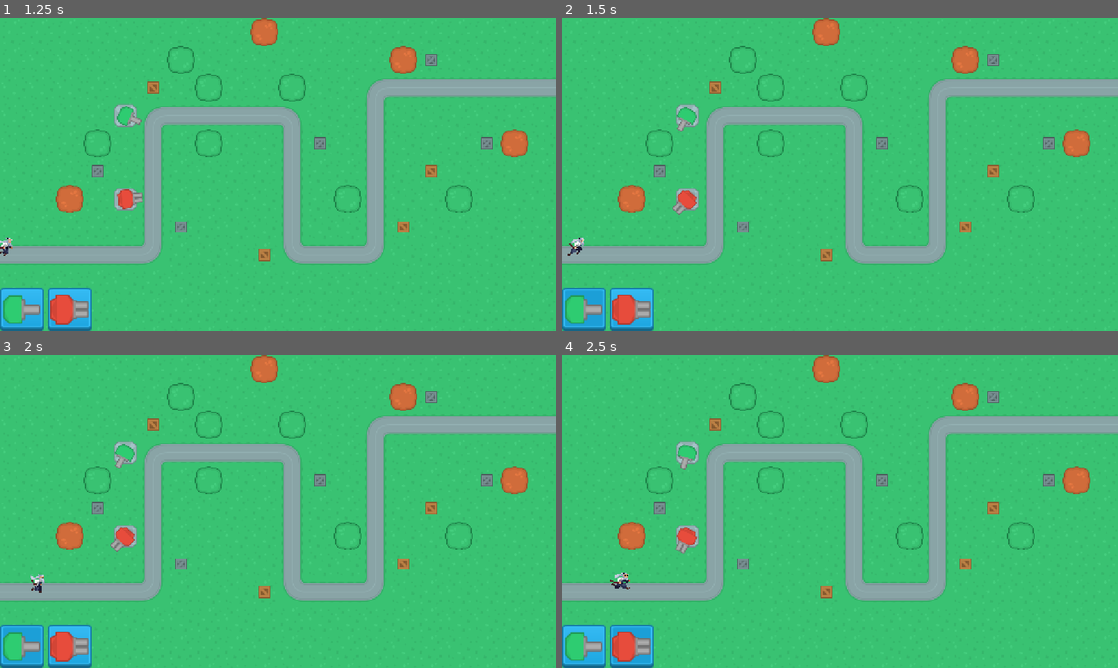
Above: before the commit, frames 1-4 (two rows, left to right).
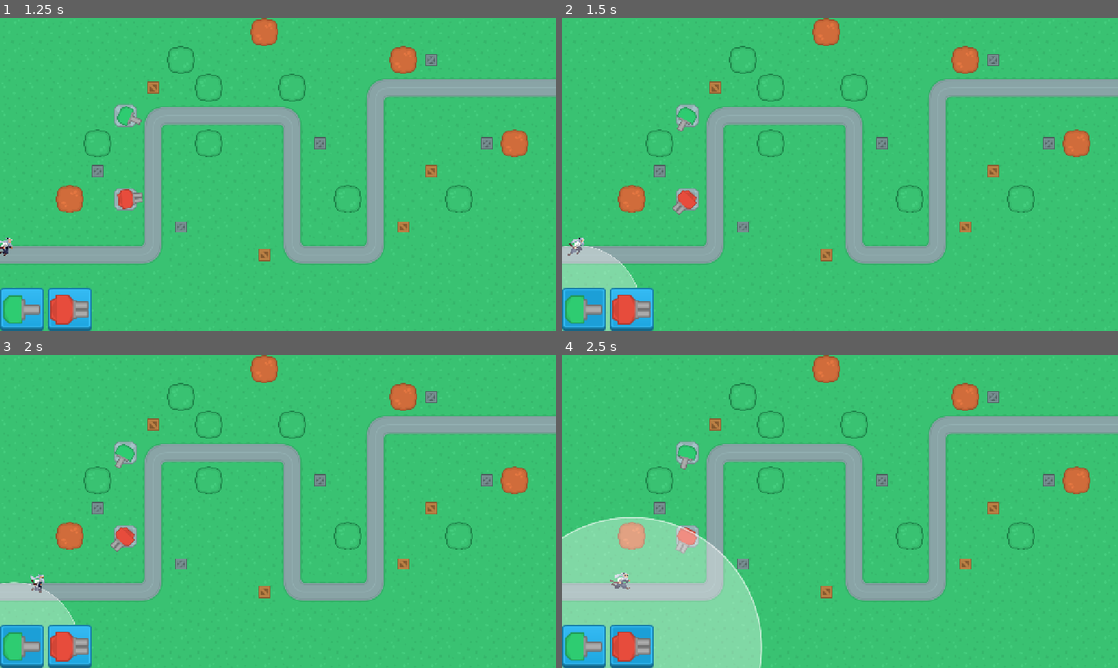
Above: after the commit, the same moments.

Repository: lukeai-tan/nanban-requiem-orbital
Game: Godot game, scene res://SceneHandler.tscn
Two runs of this game, one before a commit and one after it. Both use one fixed random seed, a clock stepped at 60 frames per second and the inputs below.
Inputs (mouse positions are in pixels of both pictures, inside the frame that each line leads up to):
- Up to frame 1 (1.25 s): click "New Game" at 0.5 s
- Up to frame 2 (1.5 s): click (584, 309) at 1.25 s
- Up to frame 3 (2 s): no input
- Up to frame 4 (2.5 s): click (628, 646) at 2 s

Frame 1 is identical in both runs. In frame 2, 1.5% of the frame differs, in the area x 0-14%, y 72-100%; in frame 3, 1.6%; in frame 4, 13%, in the area x 0-36%, y 51-100%.

Commit message:
created attack range indicator

Diff:
--- a/Scenes/MainScenes/UI.gd
+++ b/Scenes/MainScenes/UI.gd
@@ -1,17 +1,31 @@
 extends CanvasLayer
+
 
 func set_tower_preview(tower_type, mouse_position):
 	var drag_tower = load("res://Scenes/Towers/" + tower_type + ".tscn").instantiate()
 	drag_tower.set_name("DragTower")
 	drag_tower.modulate = Color("ad54ff")
+
+	var range_texture = Sprite2D.new()
+	range_texture.position = Vector2.ZERO
+	var scaling : float = GameData.tower_data[tower_type]["range"] / 600.0
+	range_texture.scale = Vector2(scaling, scaling)
+	var texture = load("res://Assets/Towers/range_overlay.png")
+	range_texture.texture = texture
+	range_texture.modulate = Color("ad54ff")
+
 	var control = Control.new()
 	control.add_child(drag_tower, true)
+	control.add_child(range_texture, true)
 	control.set_position(mouse_position)
 	control.set_name("TowerPreview")
 	add_child(control, true)
 	move_child(get_node("TowerPreview"), 0)
 
+
 func update_tower_preview(new_position, color):
 	get_node("TowerPreview").set_position(new_position)
 	if get_node("TowerPreview/DragTower").modulate != Color(color):
 		get_node("TowerPreview/DragTower").modulate = Color(color)
+		# range indicator (attack radius)
+		get_node("TowerPreview/Sprite2D").modulate = Color(color)
--- /dev/null
+++ b/Singletons/GameData.gd
@@ -0,0 +1,9 @@
+extends Node
+
+var tower_data = {
+	"RangedTower1":
+		{"range": 300},
+
+	"RangedTower2":
+		{"range": 600}
+	}
--- a/project.godot
+++ b/project.godot
@@ -18,6 +18,7 @@
 [autoload]
 
 ButtonSoundManager="*res://Singletons/ButtonSoundManager.gd"
+GameData="*res://Singletons/GameData.gd"
 
 [display]
 
Binary file added: Assets/Towers/range_overlay.png
Not shown, added: Assets/Towers/range_overlay.png.import
Not shown, added: Singletons/GameData.gd.uid
